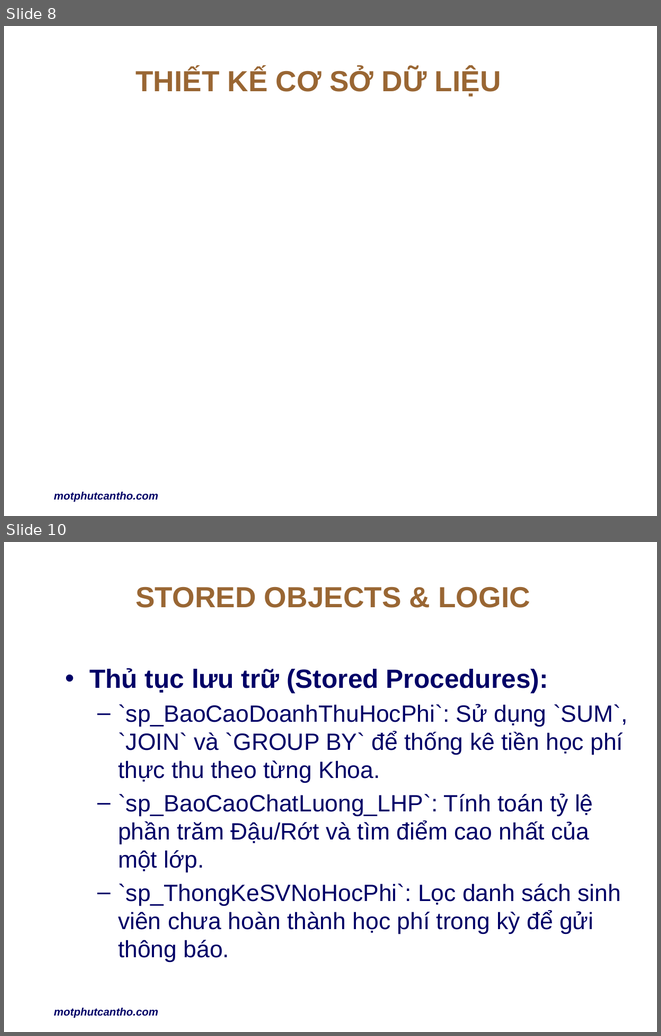
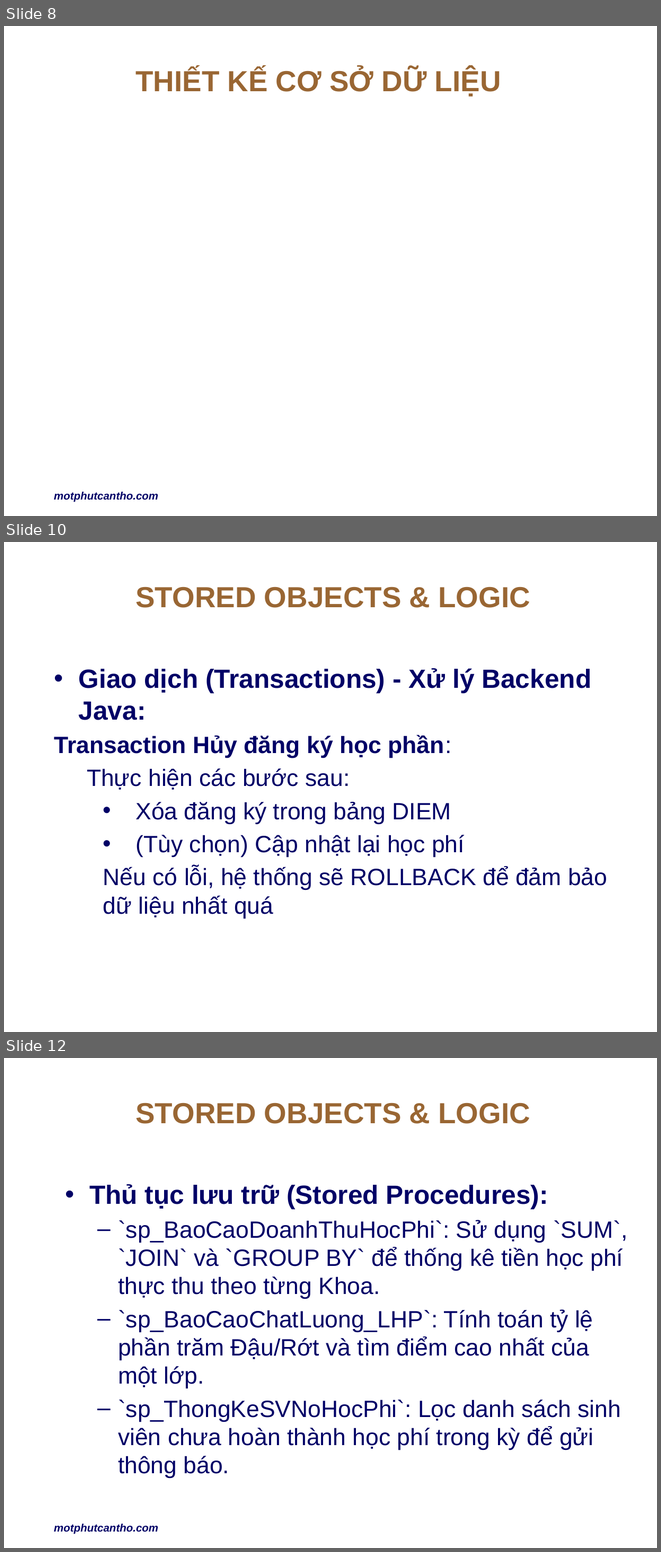
Before and after one commit to NguyenLH2005/nguyenB2306564_viB2306600, a slide deck: nguyenb2306564-vib2306600.pptx. Shown one above the other, each under a label of ours: slides 8 and 10 before the commit, slides 8, 10 and 12 after it; the slides between them are not shown. The pictures are 661x1036 and 661x1552 pixels, drawn with LibreOffice and Linux fonts; fonts in the diff are those of the drawing; background and template pictures are left out. Boxes give left, top, right and bottom in pixels: in the first picture for what was removed or moved away, otherwise in the second. Text is boxed around its words. In the diff, an @@ line names an element or a change of style, - is before the commit and + after.

Commit message:
cập nhật pptx transaction

```diff
--- a/nguyenb2306564-vib2306600.pptx
+++ b/nguyenb2306564-vib2306600.pptx
@@ slide 10 added at <box>4,542,657,1032</box>, background picture (left out) @@
@@ title added at <box>135,587,530,608</box>, 32 pt, text #996633, bold @@
+STORED OBJECTS & LOGIC
@@ text added at <box>54,668,607,918</box>, 26 pt, text #000066 @@
+• Giao dịch (Transactions) - Xử lý Backend Java:
+Transaction Hủy đăng ký học phần:
+  Thực hiện các bước sau:
+      • Xóa đăng ký trong bảng DIEM
+      • (Tùy chọn) Cập nhật lại học phí
+      Nếu có lỗi, hệ thống sẽ ROLLBACK để đảm bảo dữ liệu nhất quá
@@ what was slide 10 is now slide 12 @@
```
Also in this commit, not shown: 4 slides changed, 1 other slide added, 14 other files.
